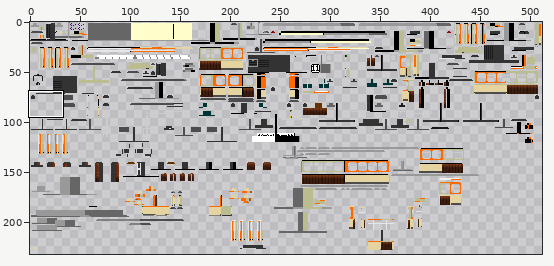
Two versions of one sprite sheet, src/main/resources/assets/tc/textures/trains/Duewag_GT6ER_Grey.png. The picture above shows the old version from afar; the outline marks the close-up.
Close-up. Before the commit:
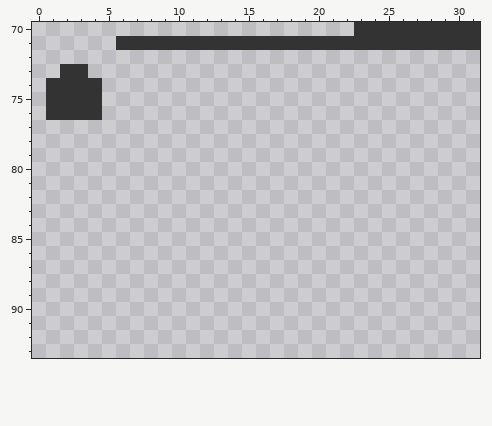
The file is 512x256 pixels. Colours within 5 levels of each other are drawn and written as one. Shown: x 0..31, y 70..93. The wide view leaves out empty margins.
Now the later version:
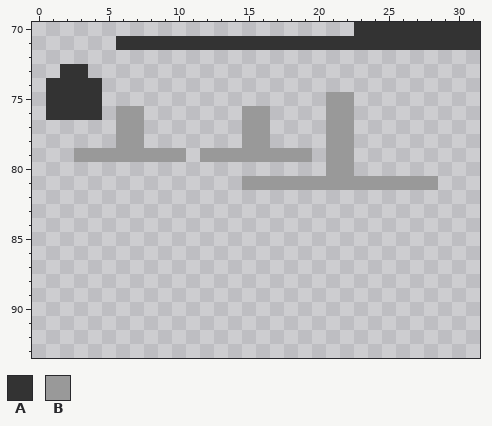
Palette (. is transparent): A #333333  B #999999
Diff:
@@ x 0..31 @@
 74 .AAAA...........................
-75 .AAAA...........................
-76 .AAAA...........................
-77 ................................
-78 ................................
-79 ................................
-80 ................................
-81 ................................
+75 .AAAA................BB.........
+76 .AAAA.BB.......BB....BB.........
+77 ......BB.......BB....BB.........
+78 ......BB.......BB....BB.........
+79 ...BBBBBBBB.BBBBBBBB.BB.........
+80 .....................BB.........
+81 ...............BBBBBBBBBBBBBB...
 82 ................................
Where, in picture pixels (left, top, right, bottom), the same in both close-ups:
added: (74, 92, 438, 190)
